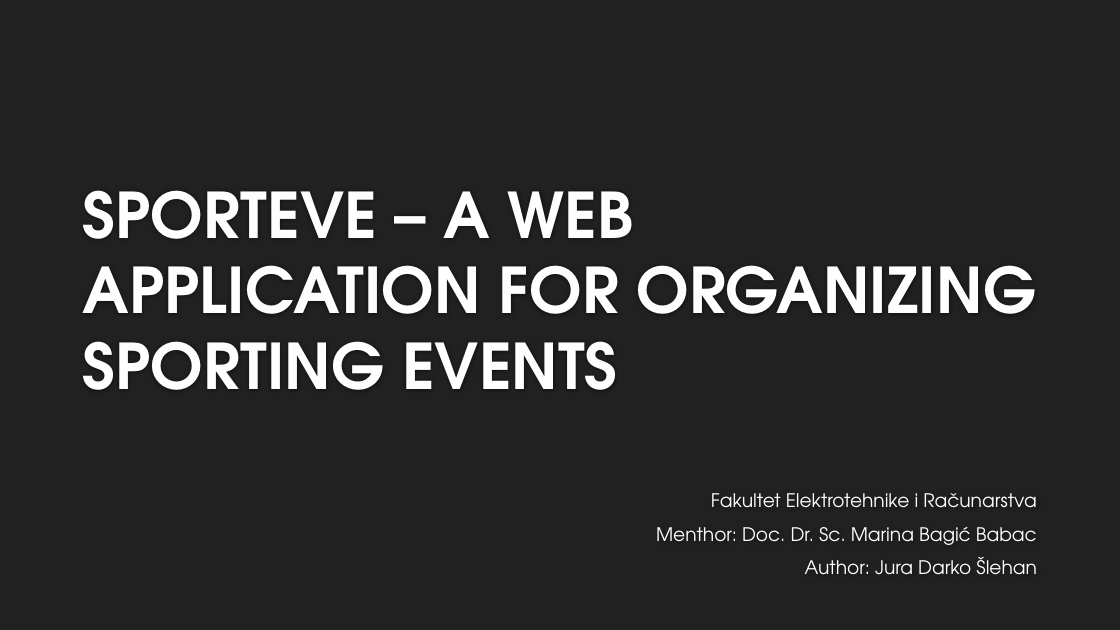
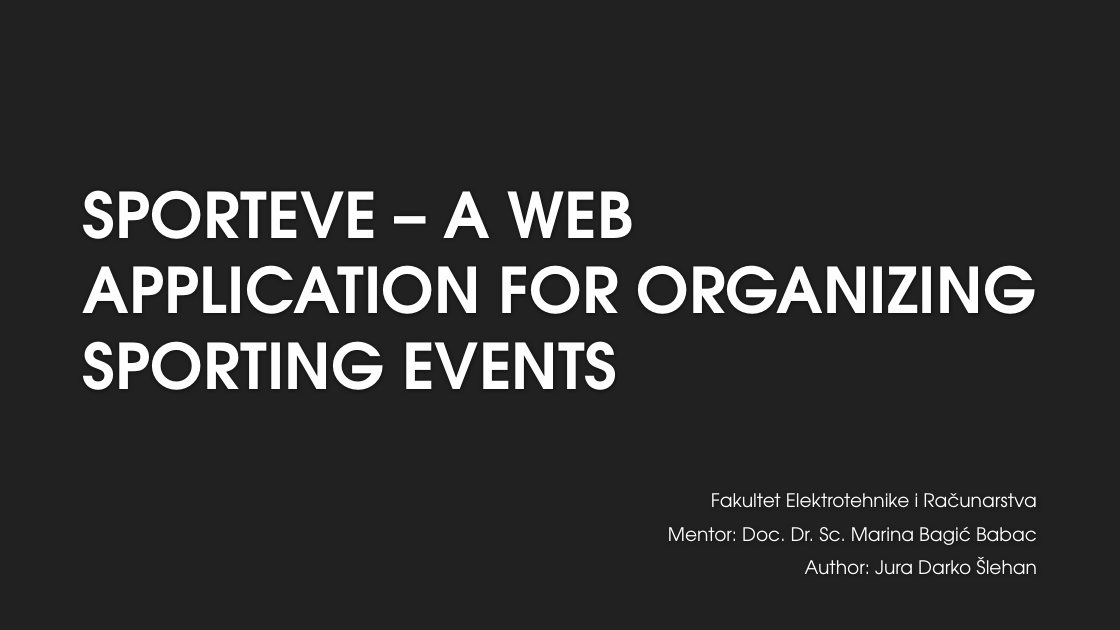
Before and after one commit to js52568/final-webapp, a slide deck: slide 1 of SPORTEVE – A WEB APPLICATION FOR ORGANIZING SPORTING.pptx. Drawn at 1120x630 pixels with LibreOffice and Linux fonts; fonts in the diff are those of the drawing; background and template pictures are left out. Boxes give left, top, right and bottom in pixels: in the first picture for what was removed or moved away, otherwise in the second. Text is boxed around its words. In the diff, an @@ line names an element or a change of style, - is before the commit and + after.

```diff
--- a/SPORTEVE – A WEB APPLICATION FOR ORGANIZING SPORTING.pptx
+++ b/SPORTEVE – A WEB APPLICATION FOR ORGANIZING SPORTING.pptx
@@ subtitle at [668,527,1037,545]: text changed @@
-Menthor: Doc. Dr. Sc. Marina Bagić Babac
+Mentor: Doc. Dr. Sc. Marina Bagić Babac
```
Also in this commit, not shown: 5 slides added, 2 slides removed, 5 other files.
